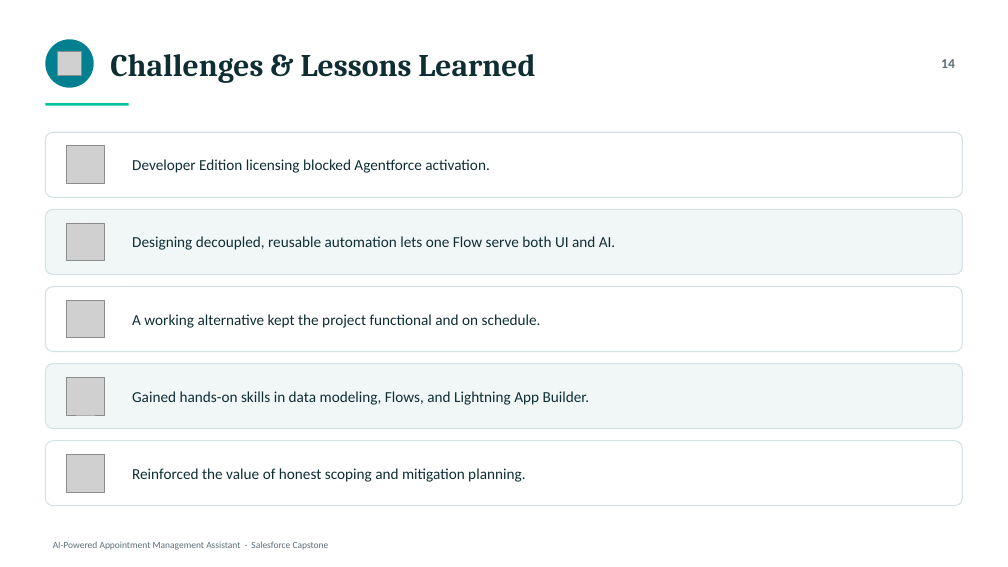
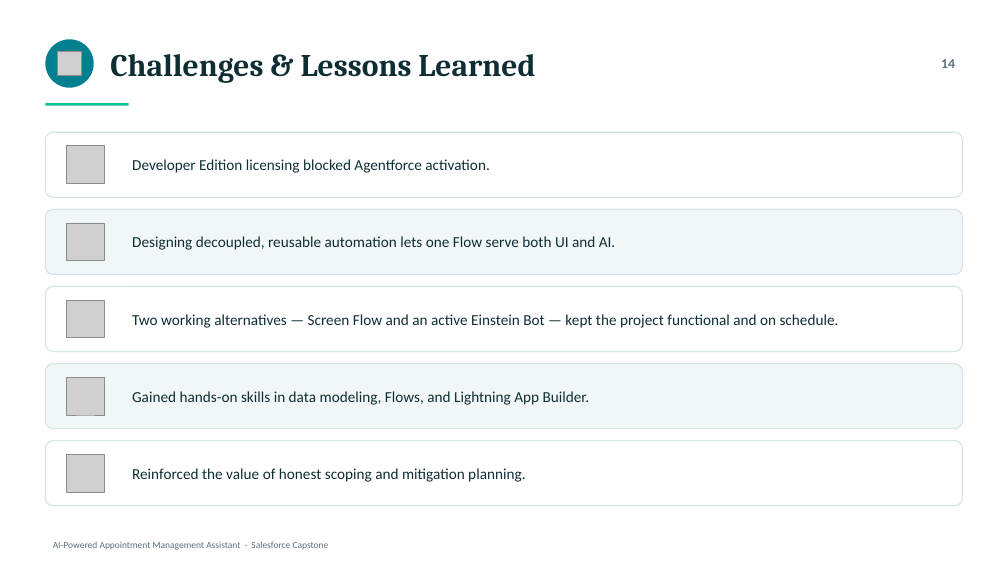
Before and after one commit to Muath477/salesforce-appointment-assistant, a slide deck: slide 14 of Appointment_Assistant_Capstone.pptx. Drawn at 1008x567 pixels with LibreOffice and Linux fonts; fonts in the diff are those of the drawing; grey boxes stand for pictures. Boxes give left, top, right and bottom in pixels: in the first picture for what was removed or moved away, otherwise in the second. Text is boxed around its words. In the diff, an @@ line names an element or a change of style, - is before the commit and + after.

Commit message:
Document the active Einstein Bot as the honest Agentforce substitute

```diff
--- a/Appointment_Assistant_Capstone.pptx
+++ b/Appointment_Assistant_Capstone.pptx
@@ text at box(132, 314, 839, 328): text changed @@
-A working alternative kept the project functional and on schedule.
+Two working alternatives — Screen Flow and an active Einstein Bot — kept the project functional and on schedule.
```
Also in this commit, not shown: 1 other slide changed, 2 other files.
